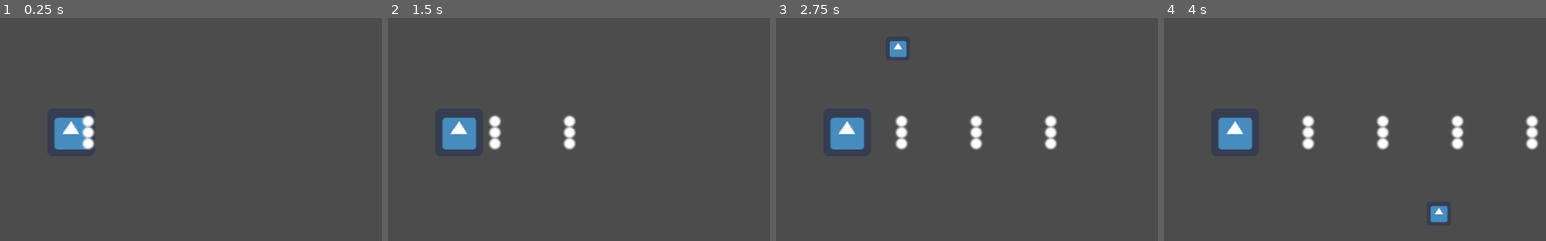
Above: before the commit, frames 1-4 (left to right).
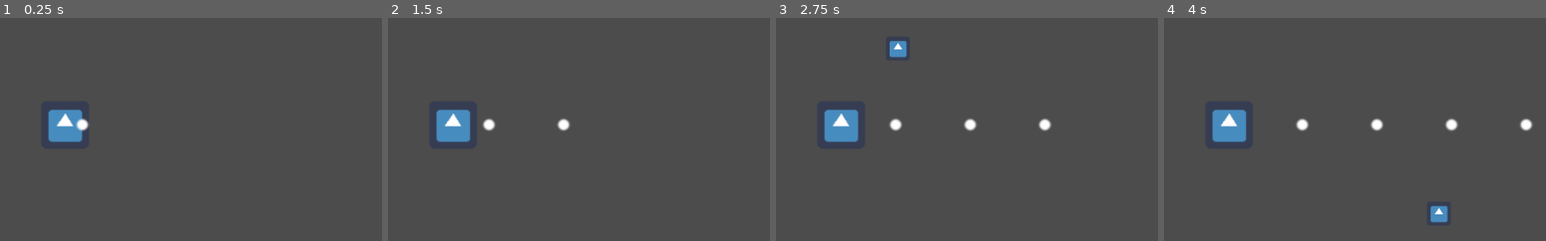
Above: after the commit, the same moments.

Repository: NosebleedPlant/Minnie-Danmaku-Tool
Game: Godot game, scene res://Scene/Danmaku_Base.tscn
Same seed, same stepped clock (60 frames per second), same inputs: the game is played once before the commit and once after it. The engine's default icon, where the game draws it, is replaced by a stand-in: a white triangle on a blue panel in a dark square.
Inputs (mouse positions are % of the whole screen's width and height, from its top left):
- Up to frame 1 (0.25 s): no input
- Up to frame 2 (1.5 s): tap Enter at 0.5 s; move the mouse to (72, 45) at 0.52 s; tap Ctrl at 0.6, 1.35 s; click (72, 45) at 0.67 s; move the mouse to (30, 55) at 1.27 s; click (30, 55) at 1.42 s
- Up to frame 3 (2.75 s): move the mouse to (60, 28) at 2.02 s; tap Ctrl at 2.1 s; click (60, 28) at 2.17 s
- Up to frame 4 (4 s): move the mouse to (45, 70) at 2.77 s; tap Ctrl at 2.85, 3.6 s; click (45, 70) at 2.92 s; move the mouse to (80, 65) at 3.52 s; click (80, 65) at 3.67 s
The pictures show only the part of the screen within x 44-94%, y 21-71%; the shares and areas given below are measured in that part.

The runs differ from the first frame. In frame 1, 1.5% of the frame differs, in the area x 12-25%, y 41-60%; in frame 2, 2.3%; in frame 3, 2.7%; in frame 4, 3.3%, in the area x 12-98%, y 41-59%.

Commit message:
more functionality to basic emitter
added some more stuff like aiming and collision detection as well as some more granular control to it

Diff:
--- a/Scene/Danmaku_Base.tscn
+++ b/Scene/Danmaku_Base.tscn
@@ -47,9 +47,7 @@
 "
 
 [node name="Default_Emitter" parent="." instance=ExtResource( 4 )]
-position = Vector2( 545.545, 280.962 )
-rotation_rate = 0.0
-spray_count = 3
-spread_width = 30.0
+position = Vector2( 537.659, 270.513 )
+playerNodePath = NodePath("../Dummy_Player")
 
 [node name="Dummy_Player" parent="." instance=ExtResource( 1 )]
--- a/Scene/Default_Bullet.tscn
+++ b/Scene/Default_Bullet.tscn
@@ -6,7 +6,14 @@
 script/source = "extends Node2D
 
 #EDITABLE VALUES
+export var bullet_radius = 10
 export var bullet_acceleration = 100
+#GLOBALS
+var collided = false
+var life_time = 0
+var life_span = null
+var player_position
+
 
 # Called when the node enters the scene tree for the first time.
 func _ready():
@@ -15,6 +22,10 @@
 # Called every frame. 'delta' is the elapsed time since the previous frame.
 func _process(delta):
 	move(delta)
+	if(life_span):
+		age(delta)
+	if(player_position):
+		collision_detection(player_position)
 	return
 
 # Function that moves the bullet: Default is a straight line
@@ -24,6 +35,23 @@
 	motionVector.y *= sin(self.rotation)*bullet_acceleration
 	self.position += motionVector*delta
 	return
+
+func age(delta):
+	life_time+=delta
+	if(life_time>=life_span):
+		self.queue_free()
+	return
+
+func collision_detection(playerVec:Vector2):
+	#naive implementation improve later?
+	if(self.position.distance_to(playerVec)<=bullet_radius):
+		collided = true;
+		print(\"hit\")
+		self.queue_free()
+	return
+
+func set_player_pos(playerVec:Vector2):
+	player_position = playerVec
 "
 
 [node name="Default_Bullet" type="Node2D"]
--- a/Scripts/Default_Bullet.gd
+++ b/Scripts/Default_Bullet.gd
@@ -5,6 +5,10 @@
 export var bullet_acceleration = 100
 #GLOBALS
 var collided = false
+var life_time = 0
+var life_span = null
+var player_position
+
 
 # Called when the node enters the scene tree for the first time.
 func _ready():
@@ -13,6 +17,11 @@
 # Called every frame. 'delta' is the elapsed time since the previous frame.
 func _process(delta):
 	move(delta)
+	if(life_span):
+		age(delta)
+#	if(player_position):
+#		collision_detection(player_position)
+	return
 
 # Function that moves the bullet: Default is a straight line
 func move(delta):
@@ -20,9 +29,23 @@
 	motionVector.x *= cos(self.rotation)*bullet_acceleration
 	motionVector.y *= sin(self.rotation)*bullet_acceleration
 	self.position += motionVector*delta
+	return
+
+func age(delta):
+	life_time+=delta
+	if(life_time>=life_span):
+		self.queue_free()
+	return
 
 func collision_detection(playerVec:Vector2):
 	#collsions do not use Area 2D to reduce processing cost if using differently shaped bullet please change this code
 	if(self.position.direction_to(playerVec)<=bullet_radius):
 		collided = true;
+		print("hit")
 	return
+
+func set_player_pos(playerVec:Vector2):
+	player_position = playerVec
+
+func test():
+	print("hi")
--- a/Scripts/Default_Emitter.gd
+++ b/Scripts/Default_Emitter.gd
@@ -4,71 +4,87 @@
 var _Bullet = preload("res://Scene/Default_Bullet.tscn")
 
 #EDITABLE PARAMETERS:
-#transformation params:
-#export (float, EXP,-360,360)var starting_angle = 0 setget set_starting_angle
-export (float, EXP,-360,360)var rotation_rate = 1#rate of eimiter rotaiotn
+export (NodePath)var playerNodePath
+#-transformation params:
+export (float, EXP,-360,360)var rotation_rate = 0#rate of eimiter rotaiotn
 export (Vector2)var bullet_offset#offset from emitter origin
-#shot params:
+#-shot params:
 export (float)var spray_cooldown = 1#cooldown between shots
 export var spray_count = 1#bulletcount in a single spray
 export (float)var spread_width=0#spread width between bullets
 export (float, EXP,-360,360)var spread_angle=0 setget set_spread_angle#spread angle between bullets
-#modulate direction +-
-#modulate speed?
-#aiming params:
-export (bool)var aiming = false#aiming
-#export var aim_offset = 0#offset from player
-#export var aime_delay = 0#delay in player tracking
-#unified bullet params:
-#bullet lifespan
-#destruct on exit
-#bullet moves relative to emitter
+#-aiming params:
+export (bool)var aim_enabled = false
+export (Vector2)var aim_offset#offset from player
+export var aim_pause = 0#calls to player position per second
 
 #GLOBALS
-var time = spray_cooldown
+var parent:Node2D
+var shot_timer = spray_cooldown
 var shoot_period = 0
 var spread_enabled = false
-
+var player
+var aim_timer = 0
 # Called when the node enters the scene tree for the first time.
 func _ready():
+	parent = self.get_parent()
 	if(spray_count > 1&&spread_angle!=0.0):
 		spread_enabled = true
+	if(playerNodePath):
+		player = get_node(playerNodePath)
+	else:
+		push_error("Player path required")
 	return
 
 # Called every frame. 'delta' is the elapsed time since the previous frame.
 func _process(delta):
-	rotation(delta)
+	var player_position = player.position
+
+	aim(delta,player_position) if aim_enabled else rotate(delta)
 	shoot(delta)
+	bullet_poll(player_position)
 	return
 
-func rotation(delta):
+func rotate(delta):
 	self.rotation += rotation_rate*delta
 	if(self.rotation_degrees >= 360 or self.rotation_degrees <= -360):
 		self.rotation_degrees = 0
 	return
 
-func shoot(delta):
-	time += delta
-	var childBullets = []
-	if(time>=spray_cooldown):
-		childBullets = instance_bullet(childBullets)
-		childBullets = set_bullet_position(childBullets)
-		childBullets = set_bullet_rotation(childBullets)
-		for bullet in childBullets:
-			self.get_parent().add_child(bullet)
-			bullet.add_to_group("bullet_pool")
-		time = 0
+#@TODO: lerp to position rather then snapping to it
+func aim(delta,player_position):
+	aim_timer += delta
+	if(aim_timer>=aim_pause):
+		look_at(player_position + aim_offset)
+		aim_timer =0
 	return
 
-func instance_bullet(childBullets):
+func shoot(delta):
+	shot_timer += delta
+	var childBullets = []
+	if(shot_timer>=spray_cooldown):
+		childBullets = instanceBullet(childBullets)
+		childBullets = positionBullet(childBullets)
+		childBullets = rotateBullet(childBullets)
+		for bullet in childBullets:
+			parent.add_child(bullet)
+			bullet.add_to_group("bullet_pool")
+		shot_timer = 0
+	return
+
+func bullet_poll(player_position):
+	parent.get_tree().call_group("bullet_pool","set_player_pos",player_position)
+
+func instanceBullet(childBullets):
 	for i in spray_count:
 		var bullet = _Bullet.instance()
+		bullet.add_to_group("bullets")
 		bullet.position = self.position+bullet_offset
 		bullet.rotation = self.rotation
 		childBullets.append(bullet)
 	return childBullets
 
-func set_bullet_position(childBullets):
+func positionBullet(childBullets):
 	if(spray_count > 1&&spread_width>0):
 		var spread = (spread_width/2)*-1
 		var spread_increment = spread_width/(spray_count-1)
@@ -79,7 +95,7 @@
 			spread+=spread_increment
 	return childBullets
 
-func set_bullet_rotation(childBullets):
+func rotateBullet(childBullets):
 	if(spread_enabled):
 		var spread_angle_increment = spread_angle/(spray_count-1)
 		var curr_angle = (spread_angle/2)*-1
@@ -95,3 +111,7 @@
 	else:
 		spread_enabled = false
 	return
+
+func set_player_path(path):
+	playerNodePath = path
+	player = get_node(playerNodePath)
